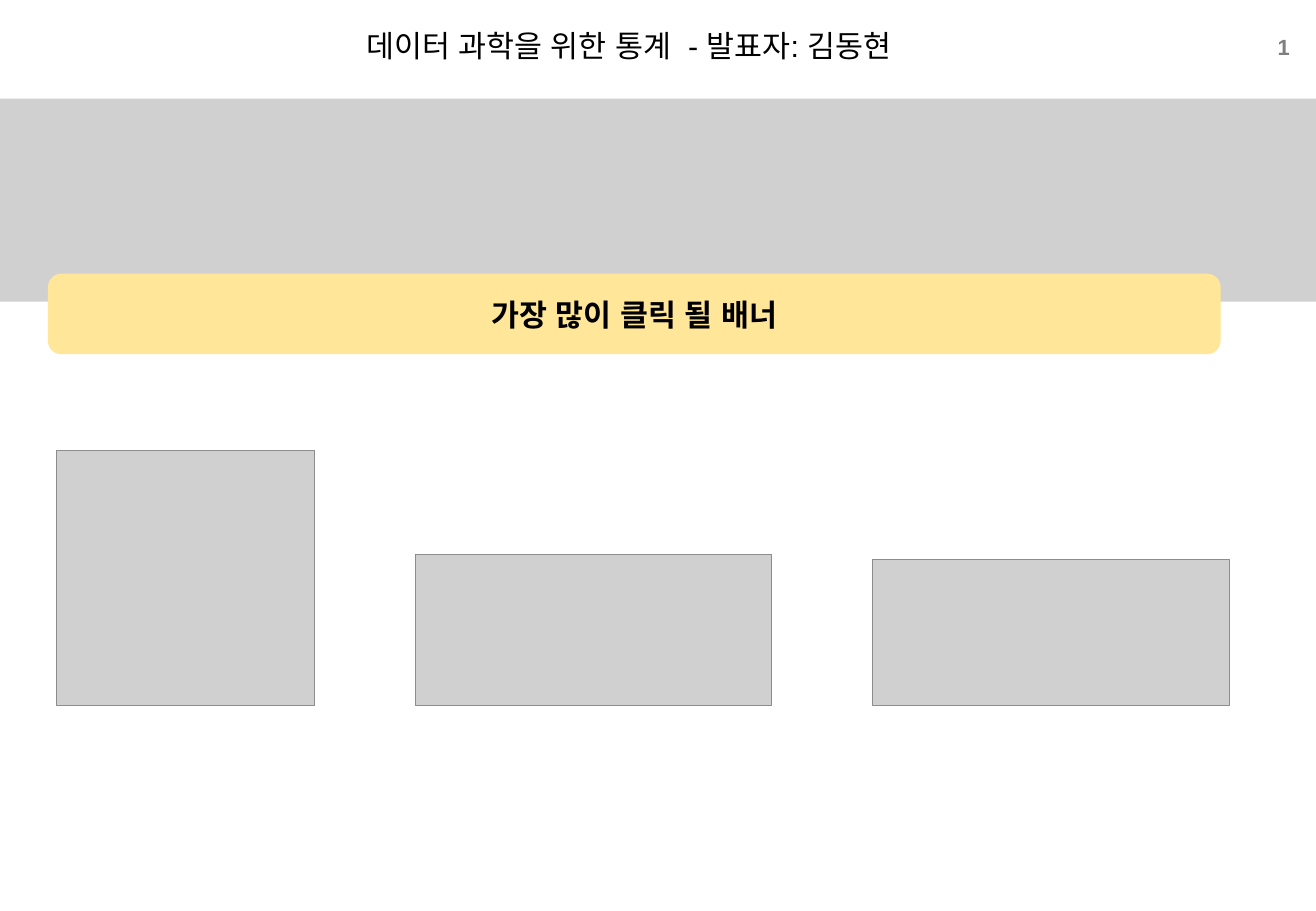
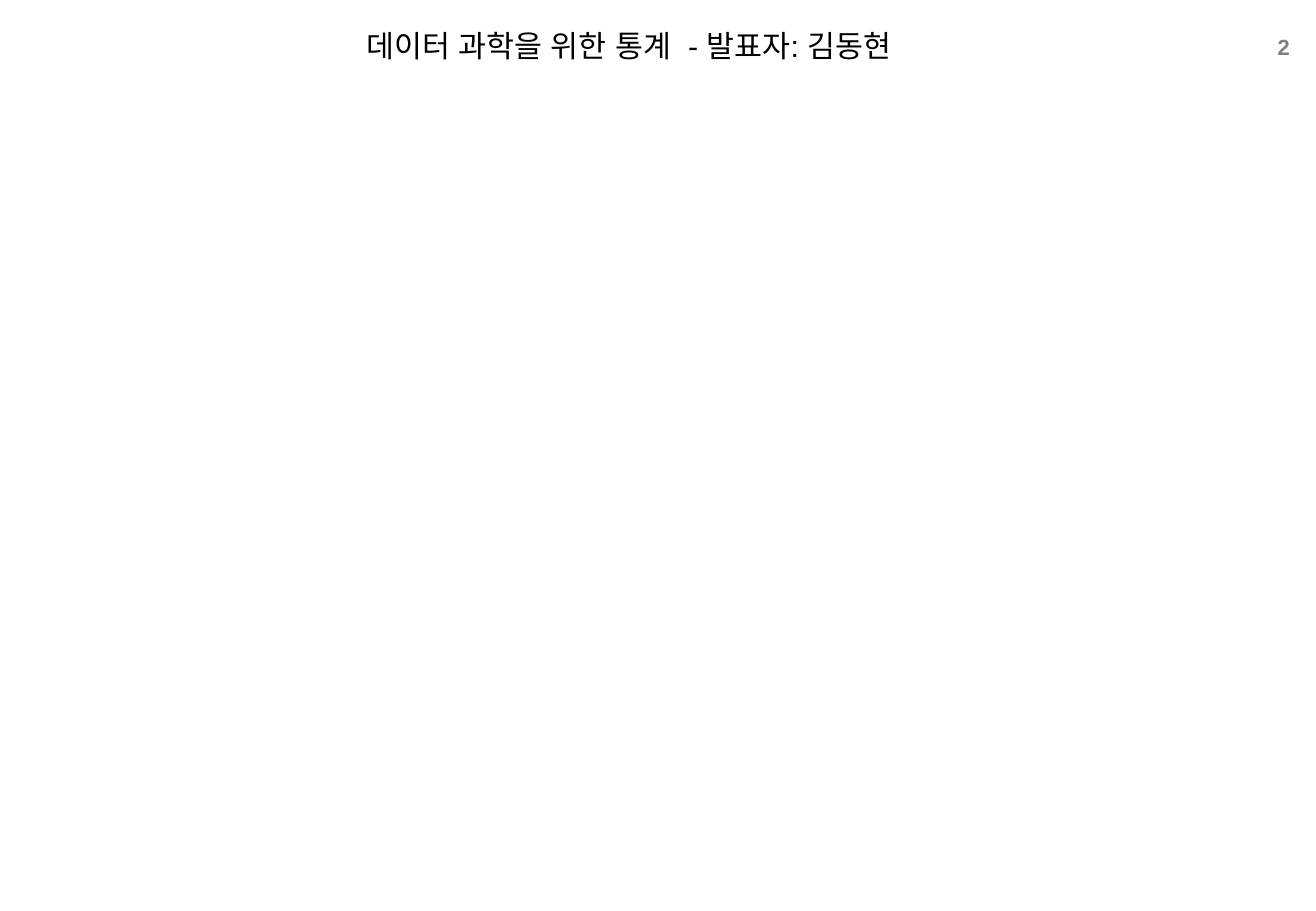
Before and after one commit to xddongx/flexink, a slide deck: slide 2 of study/ppt/[스터디]다중선형회귀 예시_KDH.pptx (slide 1 before the commit). Drawn at 1316x911 pixels with LibreOffice and Linux fonts; fonts in the diff are those of the drawing; grey boxes stand for pictures; background and template pictures are left out. Boxes give left, top, right and bottom in pixels: in the first picture for what was removed or moved away, otherwise in the second. Text is boxed around its words. In the diff, an @@ line names an element or a change of style, - is before the commit and + after.

```diff
--- a/study/ppt/[스터디]다중선형회귀 예시_KDH.pptx
+++ b/study/ppt/[스터디]다중선형회귀 예시_KDH.pptx
@@ page number at [1278, 40, 1290, 55]: text changed @@
-1
+2
@@ picture removed at [0, 98, 1316, 301] @@
@@ rounded rectangle removed at [47, 273, 1220, 354] @@
-가장 많이 클릭 될 배너
@@ picture removed at [57, 451, 315, 706] @@
@@ picture removed at [416, 554, 773, 706] @@
@@ picture removed at [872, 560, 1230, 707] @@
```
Also in this commit, not shown: 1 slide added, 1 other file.
